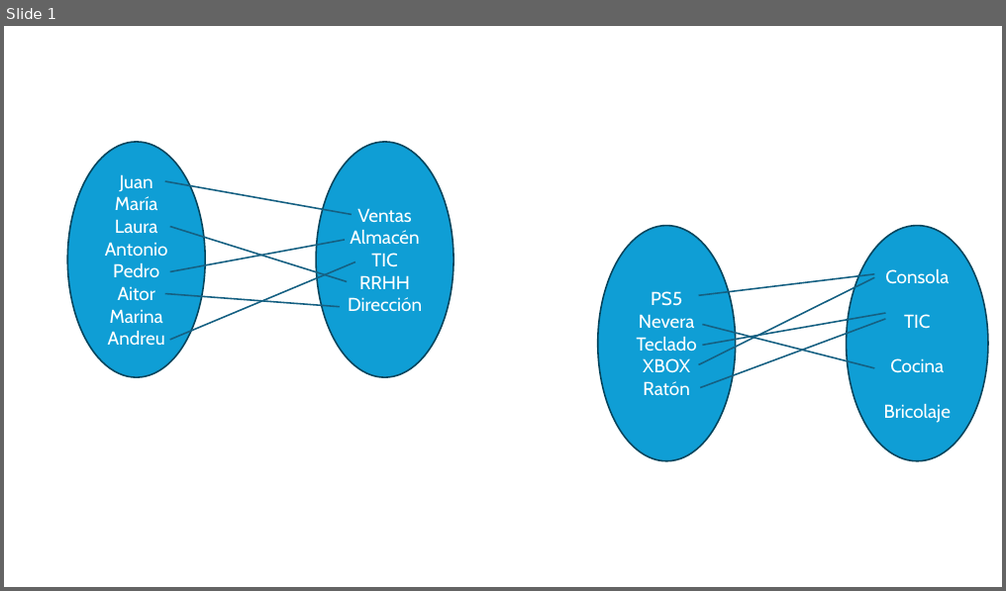
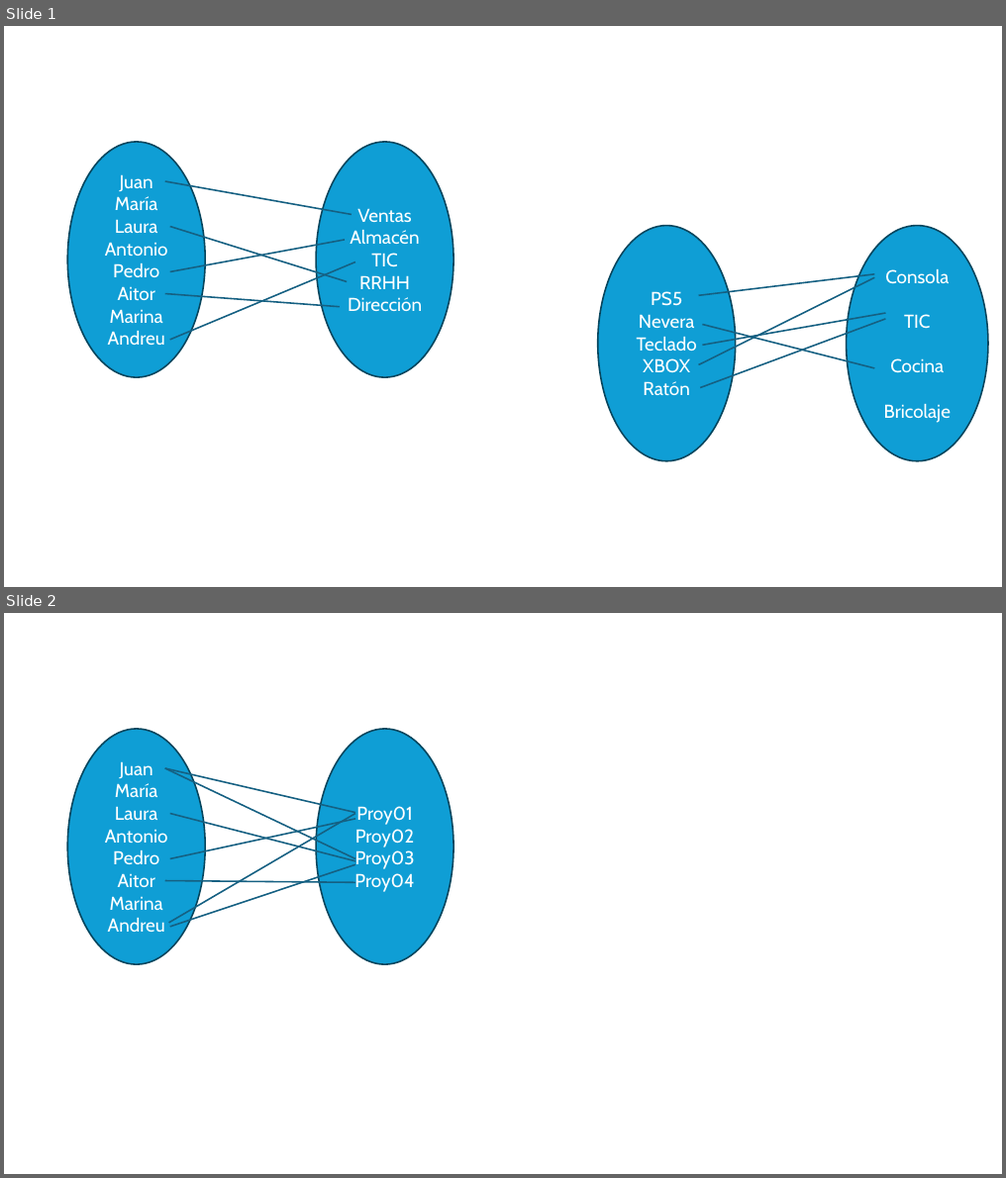
Before and after one commit to aitor-medrano/bd, a slide deck: resources/graficosBD.pptx. Shown one above the other, each under a label of ours: slide 1 before the commit, slides 1 and 2 after it. The pictures are 1006x591 and 1006x1178 pixels, drawn with LibreOffice and Linux fonts; fonts in the diff are those of the drawing. Boxes give left, top, right and bottom in pixels: in the first picture for what was removed or moved away, otherwise in the second. Text is boxed around its words. In the diff, an @@ line names an element or a change of style, - is before the commit and + after.

```diff
--- a/resources/graficosBD.pptx
+++ b/resources/graficosBD.pptx
@@ slide 2 added at [4, 613, 1002, 1174], background #FFFFFF @@
@@ line added from (165, 768) to (355, 860), #156082 1.5 pt @@
@@ line added from (168, 923) to (355, 814), #156082 1.5 pt @@
@@ group added at [67, 729, 453, 964]: 5 lines, 2 ellipses @@
+Juan
+María
+Laura
+Antonio
+Pedro
+Aitor
+Marina
+Andreu
+Proy01
+Proy02
+Proy03
+Proy04
```
Also in this commit, not shown: 11 other files.
